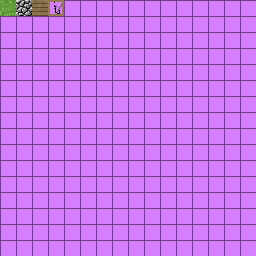
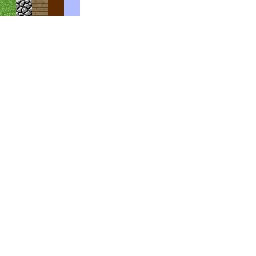
Layer changes from the first 256x256 image to the second:
added layer "Layer #1" above "Dirt" over [64, 0, 80, 16]
renamed "Layer #1" to "Dirt", painted on it over [48, 0, 64, 16]
hid "Background" over [0, 0, 256, 256]
